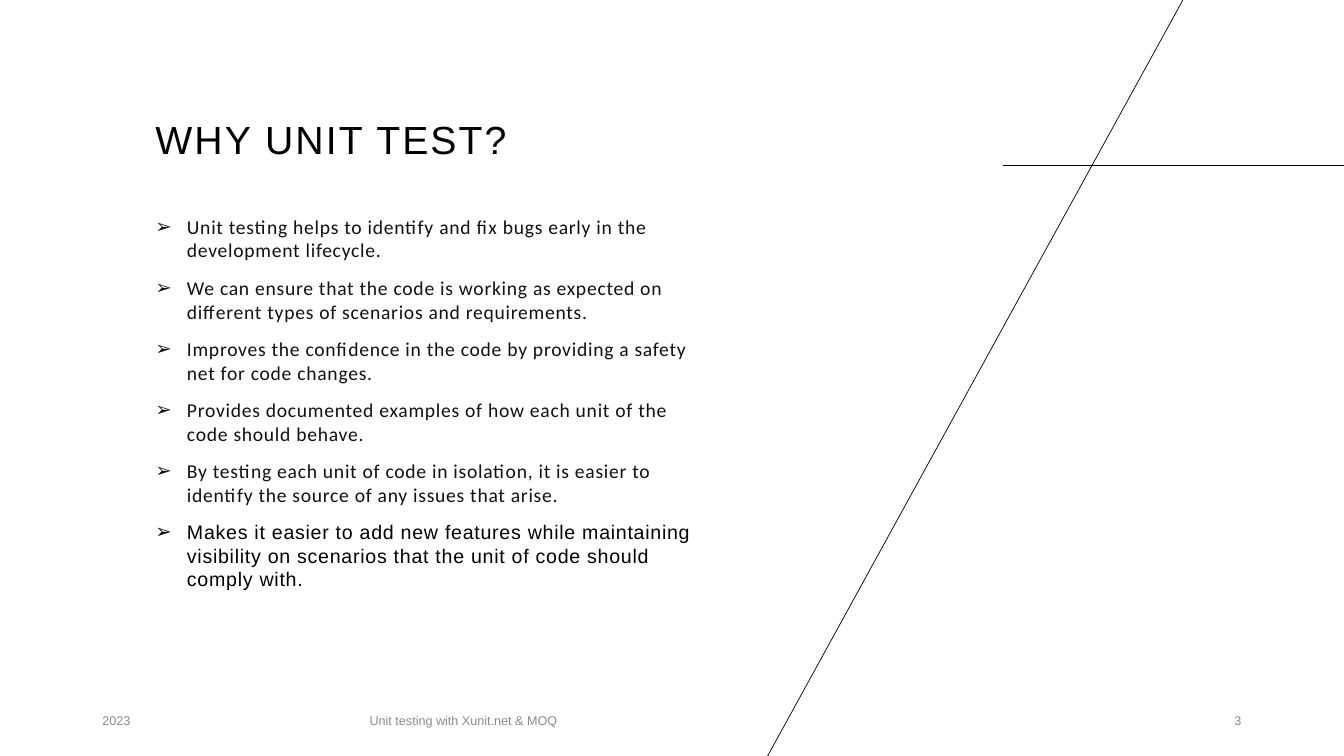
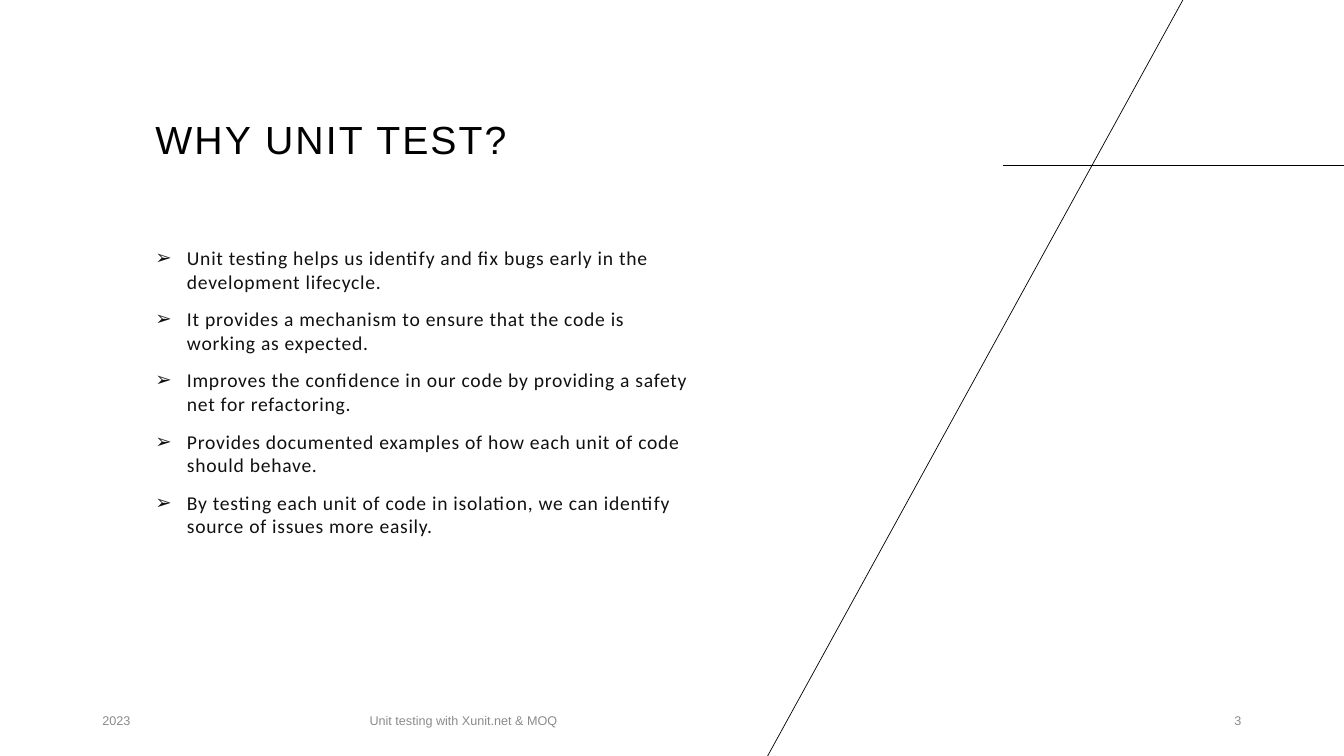
Before and after one commit to rysjones/XUnitPresentation, a slide deck: slide 3 of Presentation/Unit Testing with Xunit - Moq.pptx. Drawn at 1344x756 pixels with LibreOffice and Linux fonts; fonts in the diff are those of the drawing. Boxes give left, top, right and bottom in pixels: in the first picture for what was removed or moved away, otherwise in the second. Text is boxed around its words. In the diff, an @@ line names an element or a change of style, - is before the commit and + after.

Commit message:
Updated Powerpoint presentation

```diff
--- a/Presentation/Unit Testing with Xunit - Moq.pptx
+++ b/Presentation/Unit Testing with Xunit - Moq.pptx
@@ text at bbox=[187, 251, 686, 536]: text changed @@
-➢ Unit testing helps to identify and fix bugs early in the development lifecycle.
-➢ We can ensure that the code is working as expected on different types of scenarios and requirements.
-➢ Improves the confidence in the code by providing a safety net for code changes.
-➢ Provides documented examples of how each unit of the code should behave.
-➢ By testing each unit of code in isolation, it is easier to identify the source of any issues that arise.
-➢ Makes it easier to add new features while maintaining visibility on scenarios that the unit of code should comply with.
+➢ Unit testing helps us identify and fix bugs early in the development lifecycle.
+➢ It provides a mechanism to ensure that the code is working as expected.
+➢ Improves the confidence in our code by providing a safety net for refactoring.
+➢ Provides documented examples of how each unit of code should behave.
+➢ By testing each unit of code in isolation, we can identify source of issues more easily.
```
Also in this commit, not shown: 2 other slides changed.
